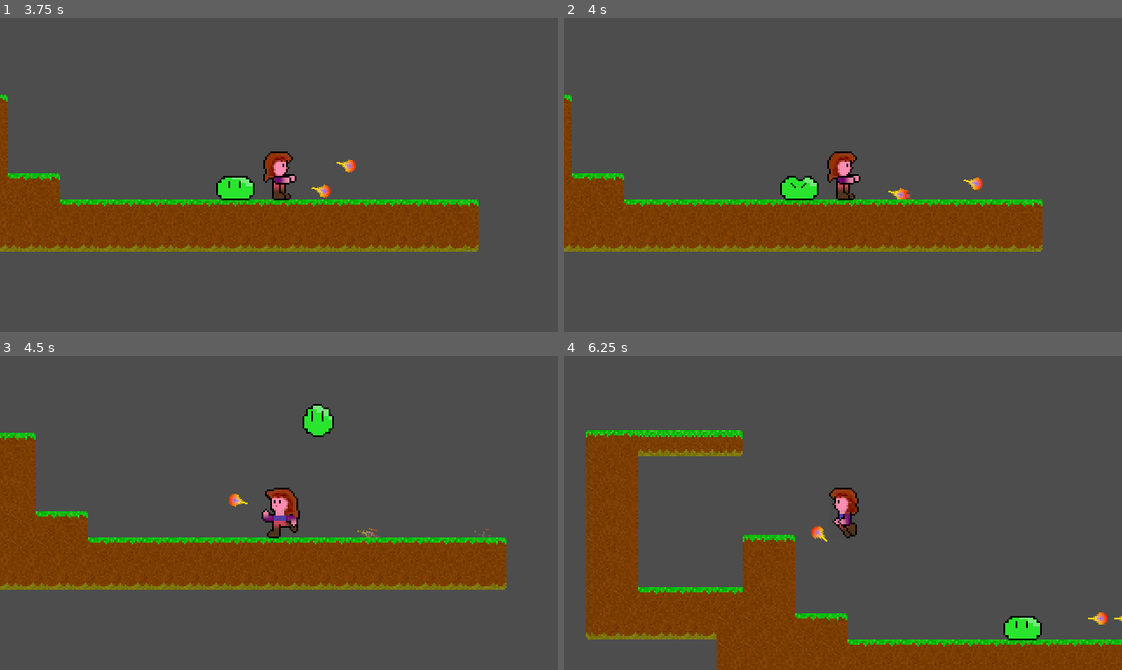
Above: before the commit, frames 1-4 (two rows, left to right).
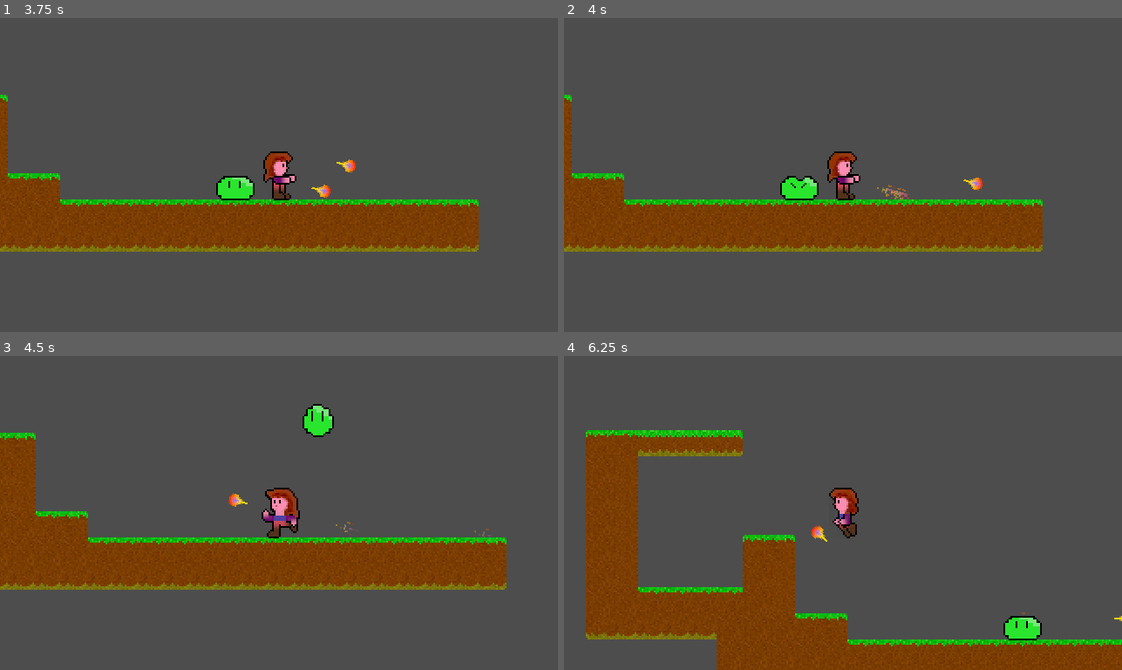
Above: after the commit, the same moments.

Repository: Teaching-myself-Godot/godot-zelia
Game: Godot game, scene res://world.tscn
Same seed, same stepped clock (60 frames per second), same inputs: the game is played once before the commit and once after it.
Inputs (mouse positions are in pixels of both pictures, inside the frame that each line leads up to):
- Up to frame 1 (3.75 s): tap Enter at 0.5 s; move the mouse to (401, 159) at 0.52 s; press the mouse at (401, 159) at 0.53 s; hold D (Run right) 0.53-2.03 s; tap W (Jump) at 0.77, 1.52, 3.02 s; move the mouse to (167, 190) at 1.27 s; release the mouse at (167, 190) at 1.28 s; click (167, 190) at 1.35 s; move the mouse to (334, 105) at 2.02 s; press the mouse at (334, 105) at 2.03 s; hold A (Run left) 2.03-2.78 s; move the mouse to (251, 237) at 2.77 s; release the mouse at (251, 237) at 2.78 s; hold D (Run right) from 2.78 s (still down); click (251, 237) at 2.85 s; move the mouse to (446, 222) at 3.52 s; press the mouse at (446, 222) at 3.53 s
- Up to frame 2 (4 s): keep holding D (Run right); tap W (Jump) at 3.77 s
- Up to frame 3 (4.5 s): move the mouse to (111, 465) at 4.27 s; release D (Run right) at 4.28 s; release the mouse at (111, 465) at 4.28 s; hold A (Run left) from 4.28 s (still down); click (111, 465) at 4.35 s
- Up to frame 4 (6.25 s): tap W (Jump) at 4.52, 6.02 s; move the mouse to (870, 513) at 5.02 s; release A (Run left) at 5.03 s; press the mouse at (870, 513) at 5.03 s; hold D (Run right) 5.03-5.78 s; move the mouse to (759, 434) at 5.77 s; release the mouse at (759, 434) at 5.78 s; hold A (Run left) from 5.78 s (still down); click (759, 434) at 5.85 s

Frame 1 is identical in both runs. In frame 2, 0.1% of the frame differs, in the area x 56-63%, y 53-58%; in frame 3, less than 0.1%; in frame 4, less than 0.1%.

Commit message:
adds collision with fireball handling.

Diff:
--- a/monsters/slime/slime.gd
+++ b/monsters/slime/slime.gd
@@ -3,12 +3,16 @@
 enum MovementState { AIRBORNE, FLOOR_BOUNCE }
 
 var movement_state : int
+var gravity = ProjectSettings.get_setting("physics/2d/default_gravity")
 
 # We want the level designer to be able to modify stuff like this.
 @export var JUMP_VELOCITY = -400.0
 @export var X_VELOCITY = 100
+@export var hp = 10
 
-var gravity = ProjectSettings.get_setting("physics/2d/default_gravity")
+func take_damage(dmg : int):
+	hp -= dmg
+	print("Ouch! hp = " + str(hp))
 
 # enable the collision shape that matches the current movement state
 func pick_collision_shape_for_movement_state():
--- a/monsters/slime/slime.tscn
+++ b/monsters/slime/slime.tscn
@@ -43,6 +43,8 @@
 height = 22.0
 
 [node name="Slime" type="CharacterBody2D"]
+collision_layer = 3
+collision_mask = 3
 script = ExtResource("1_vllyc")
 
 [node name="AnimatedSprite2D" type="AnimatedSprite2D" parent="."]
--- a/projectiles/fireball/fireball.gd
+++ b/projectiles/fireball/fireball.gd
@@ -2,6 +2,7 @@
 
 # Initialize the fireball with zero speed (x = 0, y = 0)
 @export var velocity = Vector2.ZERO
+@export var damage = 1
 
 func _ready():
 	# Start playing the "default" animation
@@ -23,13 +24,16 @@
 func _on_visible_on_screen_notifier_2d_screen_exited():
 	queue_free()
 
-func _on_body_entered(_body):
+func _on_body_entered(body):
 	# play the dissipate animation we coded
 	$AnimatedSprite2D.play("dissipate")
 	# start the new timer in stead of calling queue_free here
 	$DissipateTimer.start()
 	# slow it down to 1/10th the speed
 	velocity *= 0.1
+	# if the body _can_ take damage, give it _my_damage
+	if body.has_method("take_damage"):
+		body.take_damage(damage)
 
 func _on_dissipate_timer_timeout():
 	queue_free()
--- a/projectiles/fireball/fireball.tscn
+++ b/projectiles/fireball/fireball.tscn
@@ -39,6 +39,7 @@
 wait_time = 0.5
 one_shot = true
 
+[connection signal="area_entered" from="." to="." method="_on_body_entered"]
 [connection signal="body_entered" from="." to="." method="_on_body_entered"]
 [connection signal="screen_exited" from="VisibleOnScreenNotifier2D" to="." method="_on_visible_on_screen_notifier_2d_screen_exited"]
 [connection signal="timeout" from="DissipateTimer" to="." method="_on_dissipate_timer_timeout"]
